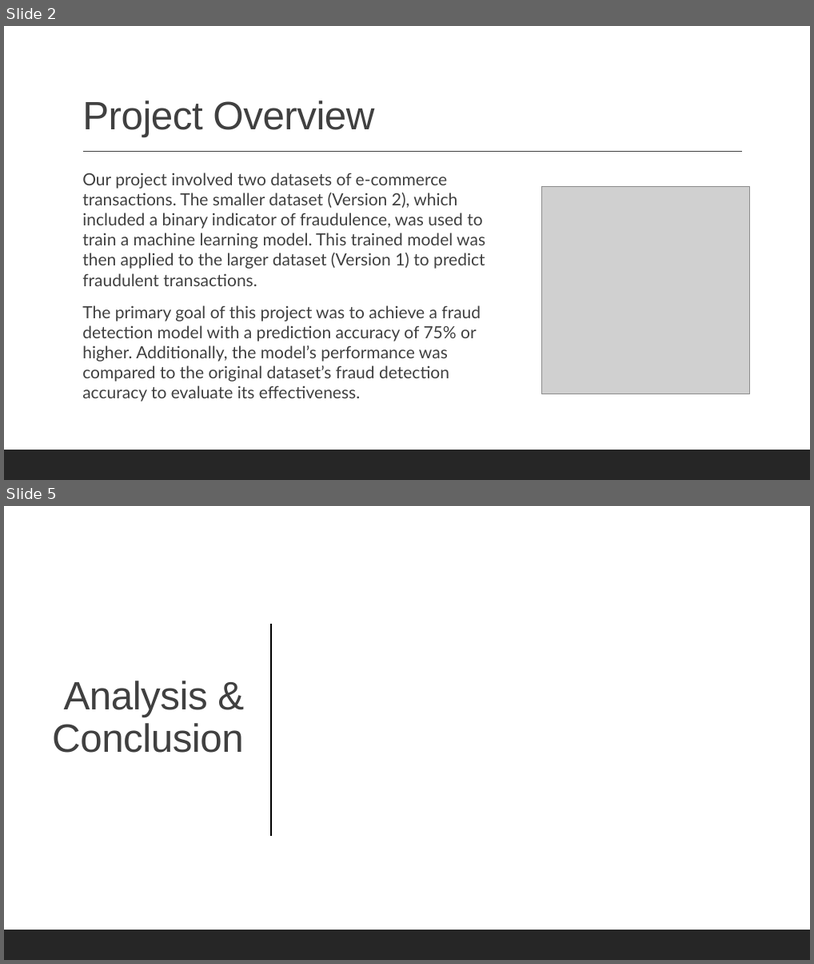
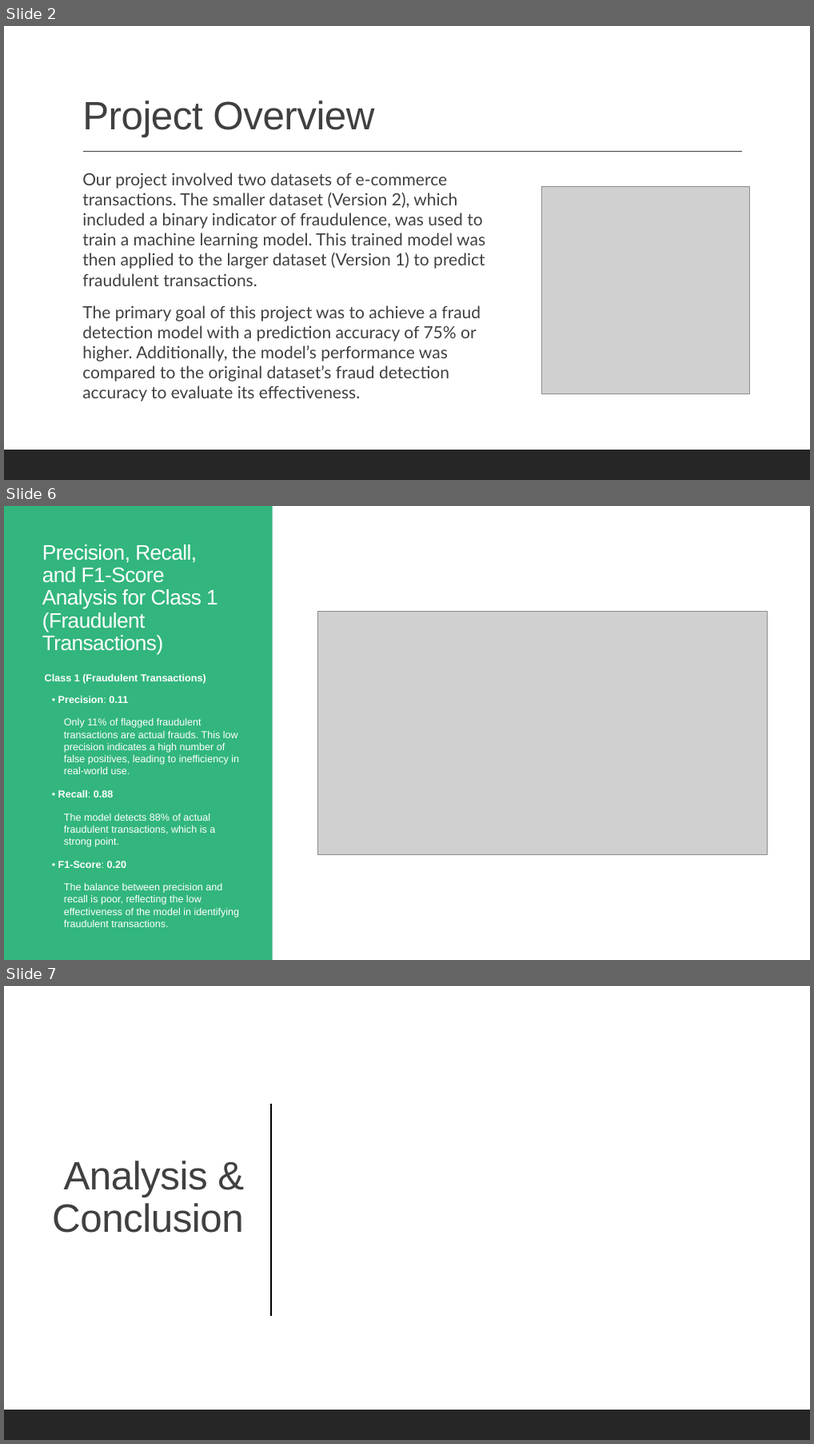
Before and after one commit to aferrodelgado/Project-4, a slide deck: Project 4 Presentation.pptx. Shown one above the other, each under a label of ours: slides 2 and 5 before the commit, slides 2, 6 and 7 after it; the slides between them are not shown. The pictures are 814x964 and 814x1444 pixels, drawn with LibreOffice and Linux fonts; fonts in the diff are those of the drawing; grey boxes stand for pictures. Boxes give left, top, right and bottom in pixels: in the first picture for what was removed or moved away, otherwise in the second. Text is boxed around its words. In the diff, an @@ line names an element or a change of style, - is before the commit and + after.

Commit message:
updating images and pptx

```diff
--- a/Project 4 Presentation.pptx
+++ b/Project 4 Presentation.pptx
@@ slide 6 added at (4, 506, 810, 960), background #FFFFFF @@
@@ rectangle added at (4, 506, 273, 960), fill #32B67D @@
@@ rectangle added at (5, 506, 810, 960), fill #FFFFFF @@
@@ title added at (42, 544, 218, 655), 25 pt, text #FFFFFF @@
+Precision, Recall, and F1-Score Analysis for Class 1 (Fraudulent Transactions)
@@ picture added at (318, 612, 767, 854) @@
@@ line added from (42, 681) to (223, 681), #32B67D 1.5 pt @@
@@ text added at (45, 674, 240, 927), 12 pt, text #FFFFFF @@
+  Class 1 (Fraudulent Transactions)
+  • Precision: 0.11
+    Only 11% of flagged fraudulent transactions are actual frauds. This low precision indicates a high number of false positives, leading to inefficiency in real-world use.
+  • Recall: 0.88
+    The model detects 88% of actual fraudulent transactions, which is a strong point.
+  • F1-Score: 0.20
+    The balance between precision and recall is poor, reflecting the low effectiveness of the model in identifying fraudulent transactions.
@@ rectangle added at (4, 929, 810, 960), fill #262626 @@
@@ what was slide 5 is now slide 7 @@
```
Also in this commit, not shown: 1 slide changed, 2 other slides added, 1 slide removed, 13 other files.
